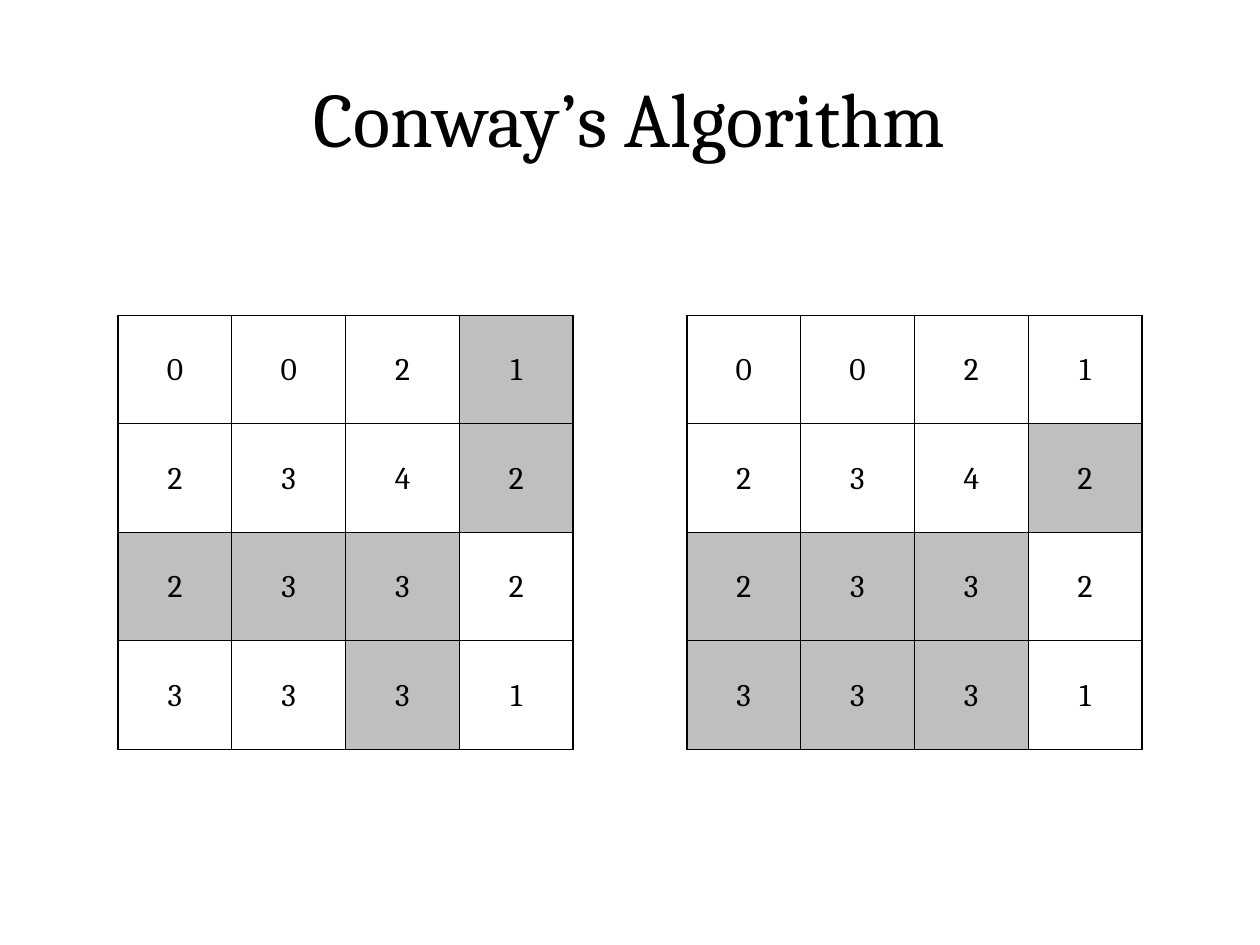
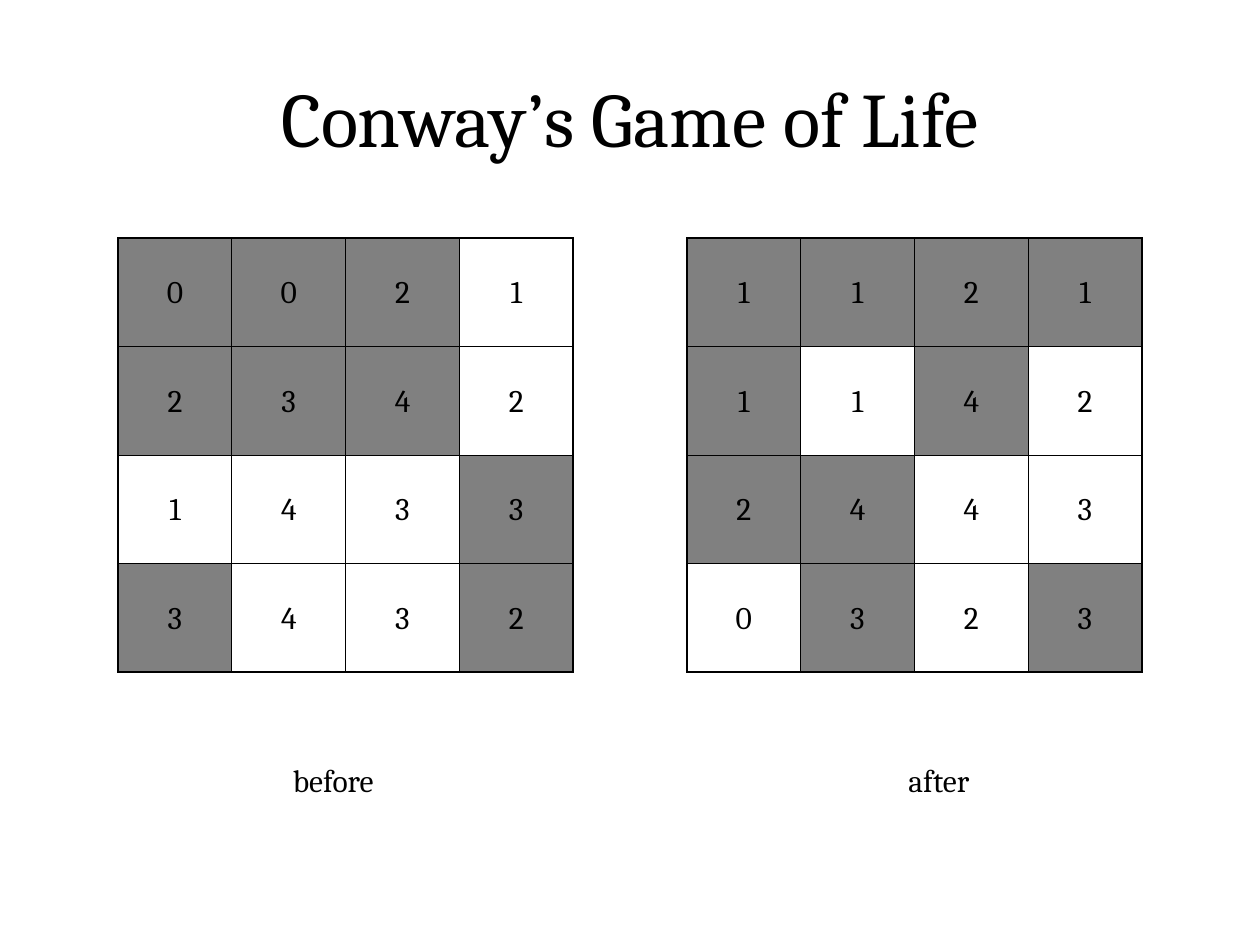
Before and after one commit to blinderm/game-of-life, a slide deck: slide 3 of presentation/CSC213_presentation.pptx. Drawn at 1260x945 pixels with LibreOffice and Linux fonts; fonts in the diff are those of the drawing. Boxes give left, top, right and bottom in pixels: in the first picture for what was removed or moved away, otherwise in the second. Text is boxed around its words. In the diff, an @@ line names an element or a change of style, - is before the commit and + after.

Commit message:
(ALL) presentation

```diff
--- a/presentation/CSC213_presentation.pptx
+++ b/presentation/CSC213_presentation.pptx
@@ title at [281, 92, 978, 164]: text changed @@
-Conway’s Algorithm
+Conway’s Game of Life
@@ table at [118, 238, 1139, 672] @@
-row 1, column 6: 0
+row 1, column 6: 1
-row 1, column 7: 0
+row 1, column 7: 1
-row 2, column 6: 2
+row 2, column 6: 1
-row 2, column 7: 3
+row 2, column 7: 1
-row 3: 2 | 3 | 3 | 2 |  | 2 | 3 | 3 | 2
+row 3: 1 | 4 | 3 | 3 |  | 2 | 4 | 4 | 3
-row 4: 3 | 3 | 3 | 1 |  | 3 | 3 | 3 | 1
+row 4: 3 | 4 | 3 | 2 |  | 0 | 3 | 2 | 3
@@ fill none to #808080 in 16 cells @@
@@ fill #BFBFBF to #FFFFFF in 10 cells @@
@@ fill none to #FFFFFF in 3 cells @@
@@ fill #BFBFBF to #808080 in 3 cells @@
@@ table: place and size @@
-table at [118, 315, 1139, 748]
+table at [118, 238, 1139, 672]
@@ text added at [293, 769, 374, 793], 18 pt, text #000000 @@
+before
@@ text added at [908, 769, 969, 793], 18 pt, text #000000 @@
+after
```
Also in this commit, not shown: 6 other slides changed, 1 slide added, 4 slides removed.
